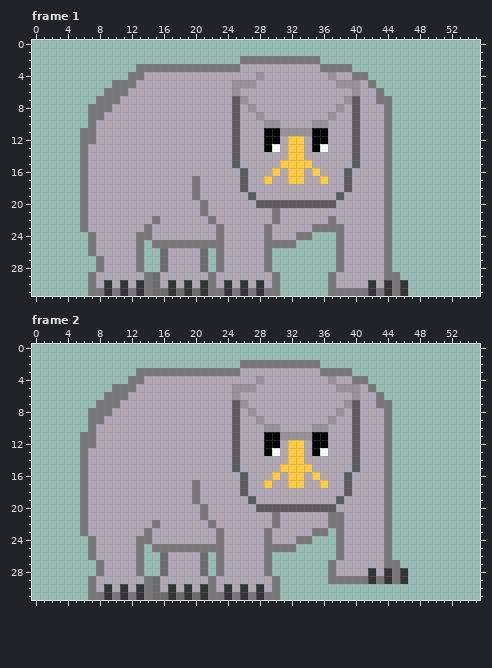
A pixel-art file gets an edit: Roguelike TBS/Assets/Sprites/Aseprite Files/OwlbearAttack.ase. Above: the version before the commit.
56x32 pixels, 7 frames. Colours within 5 levels of each other are drawn and written as one. Shown: frame 1, frame 2. The commit also changed other frames, which this record leaves out.
Once edited:
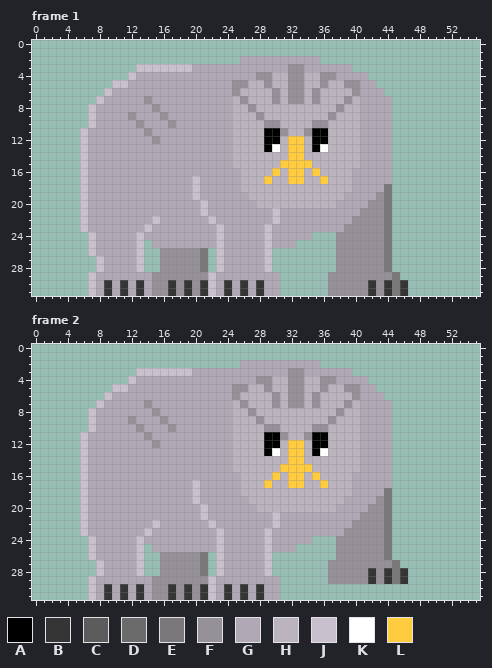
Palette (. is transparent): A #000000  B #353535  C #5c5c5c  D #6b6b6b  E #7a777b  F #969099  G #b0a8b4  H #bbb4bf  J #c8c0cc  K #ffffff  L #ffcc3f
Diff:
Changed rows in their new state; - is an unchanged pixel.
Frame 1, layer "Head":
first column x 6:
 2 --------------------GGGGGGGGGG---------
 3 -------JJJJJJJGGGGGG------FF--GGGG-----
 4 ------JG---------------FHHFFHHF---GG---
 5 ----JJG--------------HHFHHFFHHFHH---G--
 6 ---JGG--------------HHHHFHFFHFHHHH---G-
 7 --JGG---F----------H-HHHFHFFHFHHH-H--GG
 8 -JGG-----F---------HH-HHHHHHHHHH-HH---G
 9 -JG---F---F--------HHH-HHHHHHHH-HHH---G
10 -J-----F---F-------HHHH--HHHH--HHHH---G
11 JG------F----------HHHH---HH---HHHH---G
12 JG-------F---------HHHH--H--H--HHHH---G
13 J------------------HHHH--H--H--HHHH---G
14 J------------------HHHHHHH--HHHHHHH---G
15 J------------------HHHHHH----HHHHHH---G
16 J-------------------HHHH-H--H-HHHH----G
17 J-------------J-----HHH-HH--HH-HHH----G
18 J-------------J-----HHHHHHHHHHHHHH-----
19 J-------------J------HHHHHHHHHHHH----F-
20 J--------------J------HHHHHHHHHH----FF-
21 J--------------J--------J----------FFF-
22 J--------J------J-------J------G--FFFF-
23 J-------J--------J-----J-----GGGGFFFFF-
24 -J-----JG--------J-----J---GG---FFFFFF-
25 -J-----J-GGGGGGGGJ-----JGGG-----FFFFFF-
26 -J-----J--FFFFFE-J-----J--------FFFFFF-
27 --J----J--FFFFFE-J-----J--------FFFFFF-
28 --J----J--FFFFFE-J-----J--------FFFFFF-
29 -J------GFFFFFFFJ-------G------FFFFFFFF
30 -J------GFF-F-F-J-------G------FFFFF-F-
31 -JG-G-G-GFF-F-F-JG-G-G-GG------FFFFF-F-
Frame 2, layers "Head", "Body":
first column x 6:
 2 --------------------GGGGGGGGGG---------
 3 -------JJJJJJJGGGGGG------FF--GGGG-----
 4 ------JG---------------FHHFFHHF---GG---
 5 ----JJG--------------HHFHHFFHHFHH---G--
 6 ---JGG--------------HHHHFHFFHFHHHH---G-
 7 --JGG---F----------H-HHHFHFFHFHHH-H--GG
 8 -JGG-----F---------HH-HHHHHHHHHH-HH---G
 9 -JG---F---F--------HHH-HHHHHHHH-HHH---G
10 -J-----F---F-------HHHH--HHHH--HHHH---G
11 JG------F----------HHHH---HH---HHHH---G
12 JG-------F---------HHHH--H--H--HHHH---G
13 J------------------HHHH--H--H--HHHH---G
14 J------------------HHHHHHH--HHHHHHH---G
15 J------------------HHHHHH----HHHHHH---G
16 J-------------------HHHH-H--H-HHHH----G
17 J-------------J-----HHH-HH--HH-HHH----G
18 J-------------J-----HHHHHHHHHHHHHH-----
19 J-------------J------HHHHHHHHHHHH----F-
20 J--------------J------HHHHHHHHHH----FF-
21 J--------------J--------J------GG--FFF-
22 J--------J------J-------J------GG-FFFF-
23 J-------J--------J-----J-----GGGGFFFFF-
24 -J-----JG--------J-----J---GG---FFFFFF-
25 -J-----J-GGGGGGGGJ-----JGGG-----FFFFFF-
26 -J-----J--FFFFFE-J-----J--------FFFFFF-
27 --J----J--FFFFFE-J-----J-------FFFFFFFF
28 --J----J--FFFFFE-J-----J-------FFFFF-F-
29 -J------GFFFFFFFJ-------G------FFFFF-F-
30 -J------GFF-F-F-J-------G--------------
31 -JG-G-G-GFF-F-F-JG-G-G-GG--------------
Changed places in both pictures, as pixel boxes (x1, y1, x2, y2):
changed: (80, 56, 392, 296)
changed: (80, 360, 392, 600)
